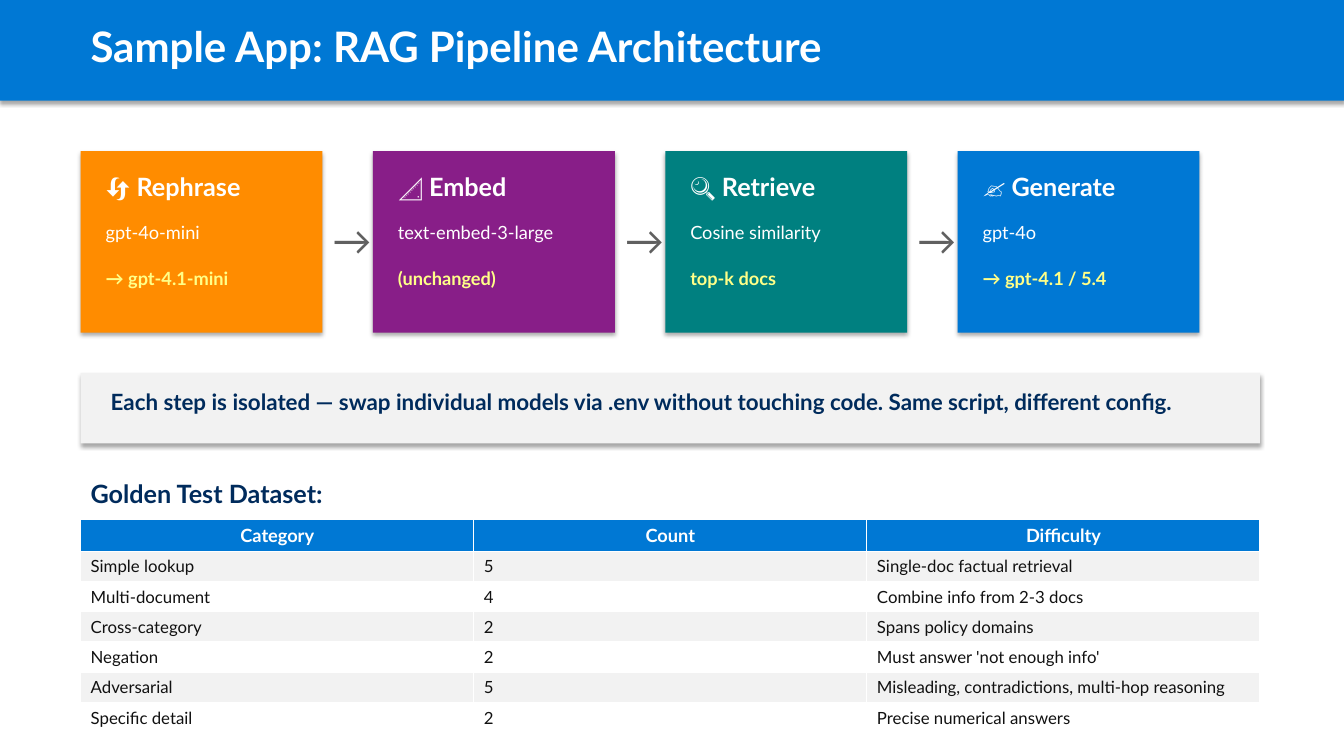
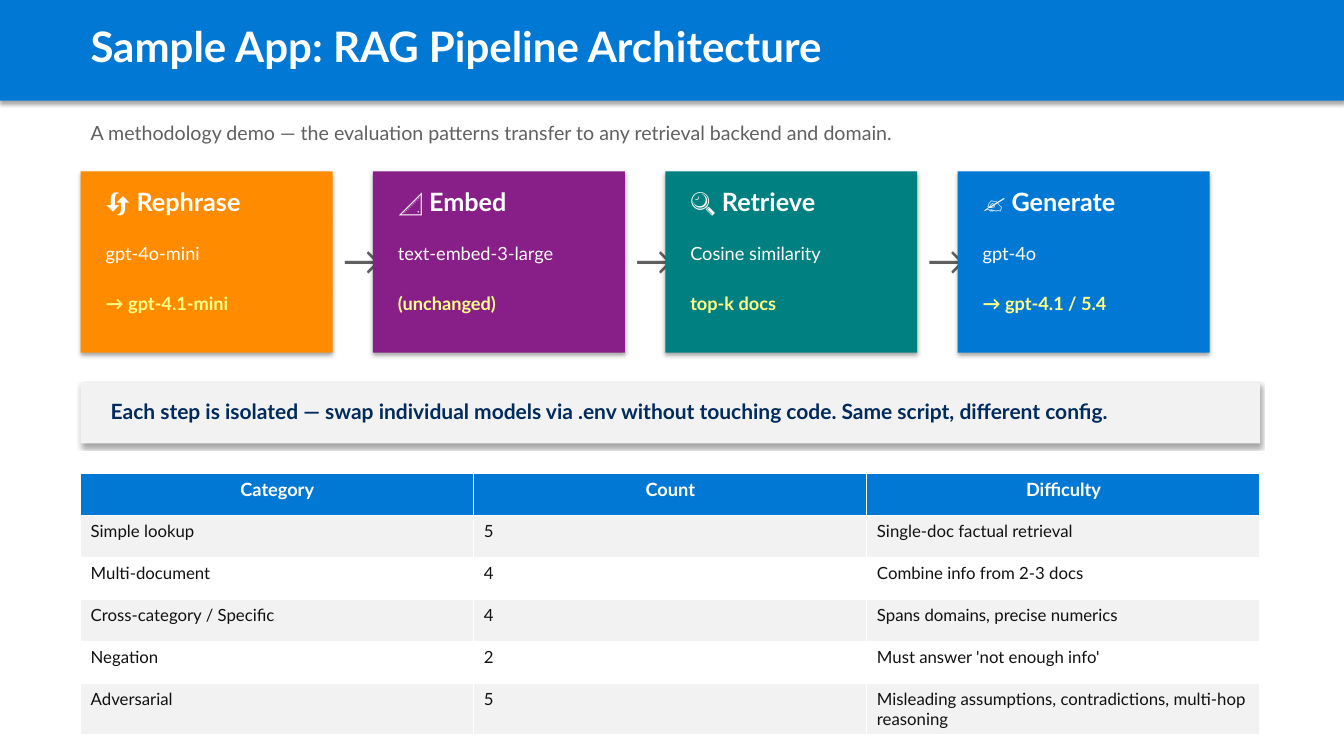
Before and after one commit to aiappsgbb/AOAI-models-migration, a slide deck: slide 8 of docs/azure-openai-model-migration-approach.pptx (slide 4 before the commit). Drawn at 1344x756 pixels with LibreOffice and Linux fonts; fonts in the diff are those of the drawing. Boxes give left, top, right and bottom in pixels: in the first picture for what was removed or moved away, otherwise in the second. Text is boxed around its words. In the diff, an @@ line names an element or a change of style, - is before the commit and + after.

```diff
--- a/docs/azure-openai-model-migration-approach.pptx
+++ b/docs/azure-openai-model-migration-approach.pptx
@@ text added at box(91, 125, 892, 144), 14 pt, text #606060 @@
+A methodology demo — the evaluation patterns transfer to any retrieval backend and domain.
@@ rectangle: place and size @@
-rectangle at box(81, 151, 323, 333)
+rectangle at box(81, 171, 333, 353)
@@ rectangle: place and size @@
-rectangle at box(373, 151, 615, 333)
+rectangle at box(373, 171, 625, 353)
@@ rectangle: place and size @@
-rectangle at box(665, 151, 907, 333)
+rectangle at box(665, 171, 918, 353)
@@ rectangle: place and size @@
-rectangle at box(958, 151, 1200, 333)
+rectangle at box(958, 171, 1210, 353)
@@ text "🔄 Rephrase": place and size @@
-text "🔄 Rephrase" at box(137, 177, 241, 201)
+text "🔄 Rephrase" at box(137, 192, 241, 216)
@@ text "📐 Embed": place and size @@
-text "📐 Embed" at box(429, 177, 506, 196)
+text "📐 Embed" at box(429, 192, 506, 211)
@@ text "🔍 Retrieve": place and size @@
-text "🔍 Retrieve" at box(722, 177, 815, 197)
+text "🔍 Retrieve" at box(722, 192, 815, 212)
@@ text "✍️ Generate": place and size @@
-text "✍️ Generate" at box(1012, 177, 1116, 197)
+text "✍️ Generate" at box(1012, 192, 1116, 212)
@@ text "→" rewrapped from box(323, 212, 373, 262) to box(333, 232, 373, 282) @@
@@ text "text-embed-3-large": place and size @@
-text "text-embed-3-large" at box(398, 225, 553, 243)
+text "text-embed-3-large" at box(398, 246, 553, 264)
@@ text "→" rewrapped from box(615, 212, 665, 262) to box(625, 232, 665, 282) @@
@@ text "Cosine similarity": place and size @@
-text "Cosine similarity" at box(690, 225, 821, 242)
+text "Cosine similarity" at box(690, 246, 821, 263)
@@ text "→" rewrapped from box(907, 212, 958, 262) to box(918, 232, 958, 282) @@
@@ text "gpt-4o": place and size @@
-text "gpt-4o" at box(983, 226, 1037, 243)
+text "gpt-4o" at box(983, 247, 1037, 264)
@@ text at box(106, 246, 200, 264): text changed; text colour #FFFF88 to #FFFFFF; bold off @@
-→ gpt-4.1-mini
+gpt-4o-mini
@@ text at box(128, 296, 228, 313): text changed; text colour #FFFFFF to #FFFF88; bold on @@
-gpt-4o-mini
+→ gpt-4.1-mini
@@ text "(unchanged)": place and size @@
-text "(unchanged)" at box(398, 271, 496, 289)
+text "(unchanged)" at box(398, 296, 496, 314)
@@ text "top-k docs": place and size @@
-text "top-k docs" at box(690, 271, 777, 288)
+text "top-k docs" at box(690, 296, 777, 313)
@@ text "→ gpt-4.1 / 5.4": place and size @@
-text "→ gpt-4.1 / 5.4" at box(1005, 271, 1106, 289)
+text "→ gpt-4.1 / 5.4" at box(1005, 296, 1106, 314)
@@ rectangle: place and size @@
-rectangle at box(81, 373, 1260, 444)
+rectangle at box(81, 383, 1260, 444)
@@ text "Each step is isolated — ...": place and size @@
-text "Each step is isolated — ..." at box(111, 393, 1172, 414)
+text "Each step is isolated — ..." at box(111, 403, 1107, 423)
@@ text "Each step is isolated — ..." at box(111, 403, 1107, 423): size 16 to 15 pt @@
@@ table at box(81, 474, 1260, 732) @@
-row 4: Cross-category | 2 | Spans policy domains
+row 4: Cross-category / Specific | 4 | Spans domains, precise numerics
-row 6: Adversarial | 5 | Misleading, contradictions, multi-hop reasoning
-row 7: Specific detail | 2 | Precise numerical answers
+row 6: Adversarial | 5 | Misleading assumptions, contradictions, multi-hop reasoning
@@ table: place and size @@
-table at box(81, 519, 1260, 731)
+table at box(81, 474, 1260, 732)
@@ text removed at box(91, 484, 323, 504) @@
-Golden Test Dataset:
```
Also in this commit, not shown: 10 other slides changed, 4 slides added, 1 slide removed, 1 other file.
